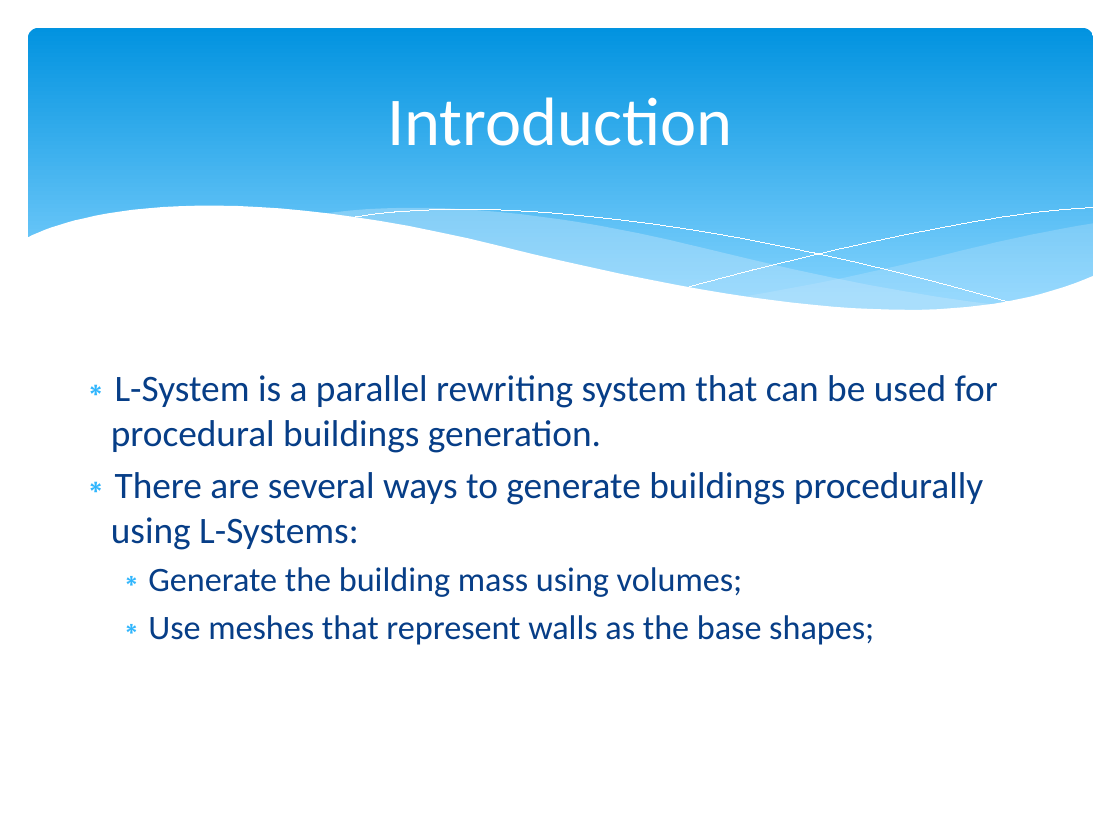
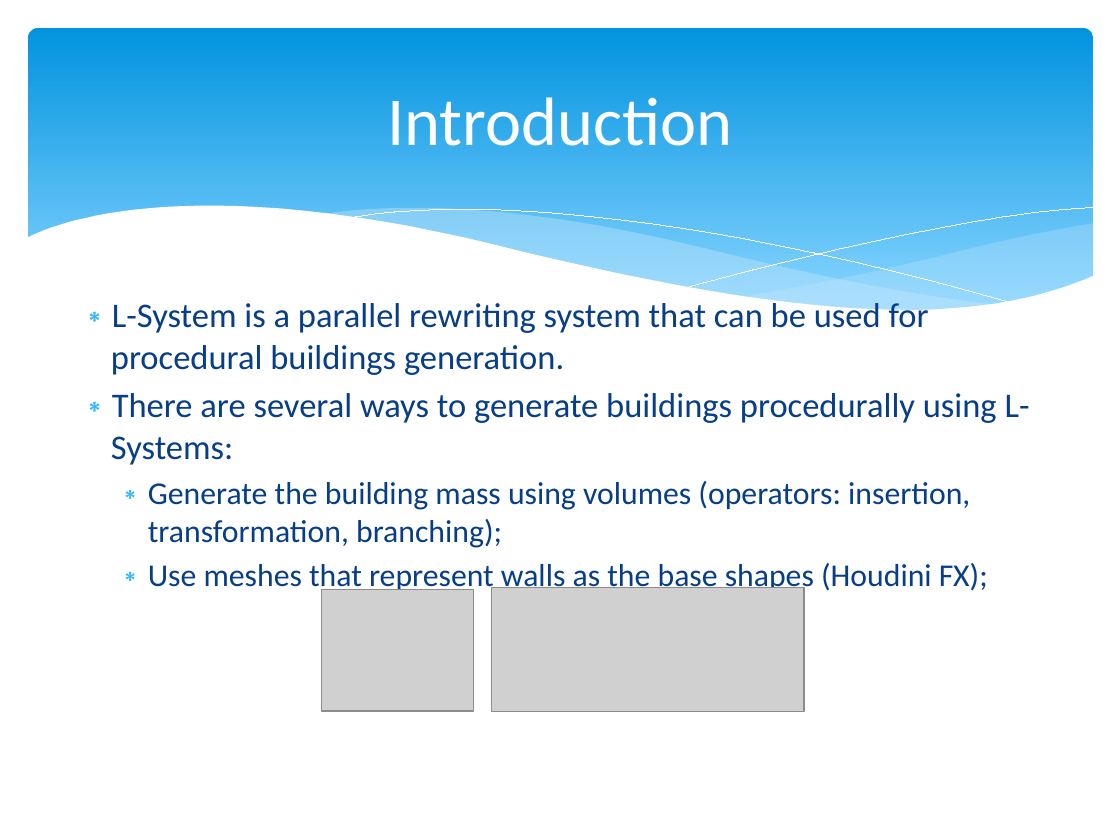
Before and after one commit to M-Berkaliyeva/L-System_Buildings, a slide deck: slide 2 of MSc CGE – MathsGfx1 – Coursework2.pptx. Drawn at 1120x840 pixels with LibreOffice and Linux fonts; fonts in the diff are those of the drawing; grey boxes stand for pictures. Boxes give left, top, right and bottom in pixels: in the first picture for what was removed or moved away, otherwise in the second. Text is boxed around its words. In the diff, an @@ line names an element or a change of style, - is before the commit and + after.

```diff
--- a/MSc CGE – MathsGfx1 – Coursework2.pptx
+++ b/MSc CGE – MathsGfx1 – Coursework2.pptx
@@ text "L-System is a parallel rewriting ...": place and size @@
-text "L-System is a parallel rewriting ..." at <box>111,375,998,645</box>
+text "L-System is a parallel rewriting ..." at <box>111,299,1030,594</box>
@@ text at <box>111,299,1030,465</box>: size 24 to 22.2 pt in "L-System is a parallel rewriting system that ...", "There are several ways to generate buildings ..." @@
@@ text at <box>148,481,988,594</box>: text changed; size 22 to 20.4 pt @@
-  ∗ Generate the building mass using volumes;
-  ∗ Use meshes that represent walls as the base shapes;
+  ∗ Generate the building mass using volumes (operators: insertion, transformation, branching);
+  ∗ Use meshes that represent walls as the base shapes (Houdini FX);
@@ picture added at <box>321,589,473,711</box> @@
@@ picture added at <box>492,588,804,712</box> @@
```
Also in this commit, not shown: 3 other slides changed, 2 other files.
